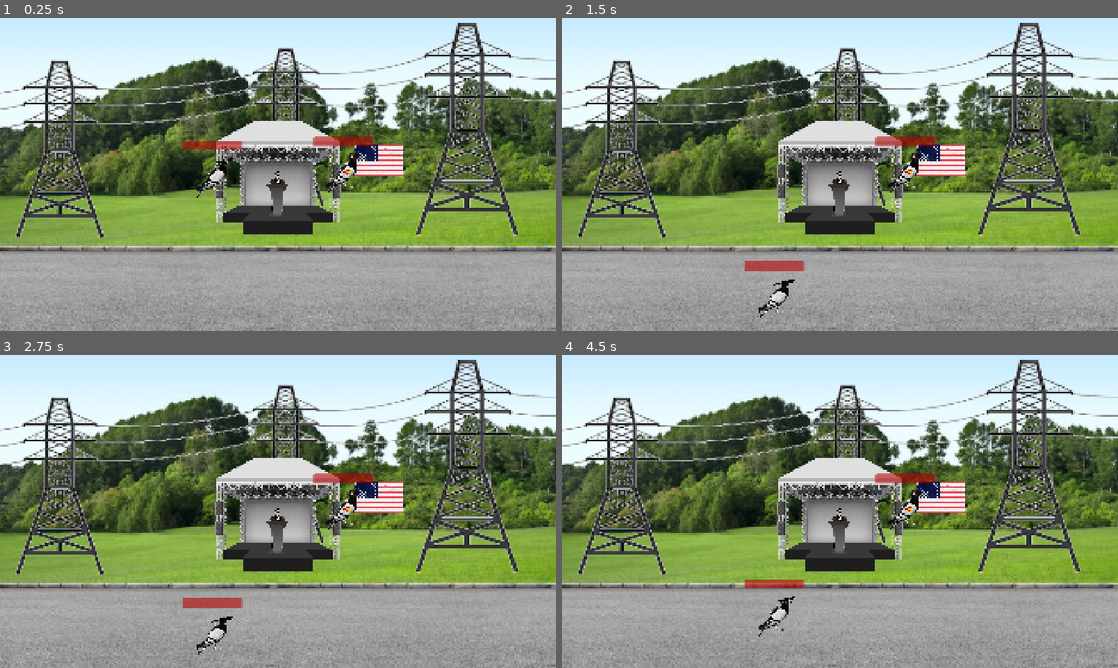
Above: before the commit, frames 1-4 (two rows, left to right).
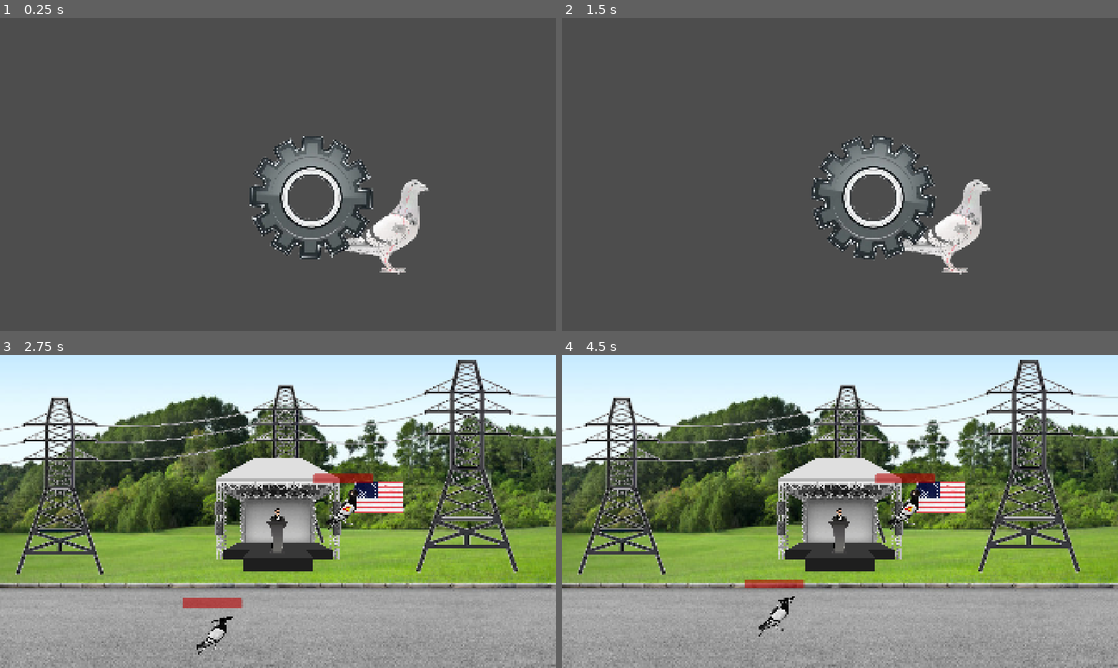
Above: after the commit, the same moments.

Repository: SteakSalkin/uol.gamejam12
Game: Godot game, scene res://loading_screen.tscn
The game is run twice, just before and just after one commit, with the same random seed, the same clock (stepped at 60 frames per second) and the same inputs. Before the commit the project starts from res://level/level.tscn.
Inputs:
- Up to frame 1 (0.25 s): no input
- Up to frame 2 (1.5 s): hold D (player1right) from 0.53 s (still down); tap Shift (player1attack) at 0.6 s; tap W (player1up) at 0.77 s; tap E (player2attack) at 1.35 s
- Up to frame 3 (2.75 s): tap W (player1up) at 1.52 s; release D (player1right) at 2.03 s; hold A (player1left) from 2.03 s (still down); hold Down (player2down) from 2.03 s (still down)
- Up to frame 4 (4.5 s): tap Enter at 2.75, 4.25 s; release A (player1left) at 2.78 s; release Down (player2down) at 2.78 s; hold D (player1right) 2.78-4.28 s; tap Left (player2left) at 2.85 s; tap W (player1up) at 3.02, 3.77 s; tap Space at 3.5 s; tap Right (player2right) at 3.6 s; hold A (player1left) from 4.28 s (still down); tap Up (player2up) at 4.35 s

The runs differ from the first frame. In frame 1, 94% of the frame differs, in the area x 0-100%, y 0-100%; in frame 2, 94%; in frame 3, less than 0.1%; in frame 4, less than 0.1%.

Commit message:
Update Startbildschirm

Diff:
--- a/loading_screen.gd
+++ b/loading_screen.gd
@@ -8,4 +8,8 @@
 
 # Called every frame. 'delta' is the elapsed time since the previous frame.
 func _process(delta: float) -> void:
-	pass
+	$Sprite2D.rotate(0.1 * delta)
+
+
+func _on_timer_timeout() -> void:
+	get_tree().change_scene_to_file("res://level/level.tscn")
--- /dev/null
+++ b/loading_screen.tscn
@@ -0,0 +1,40 @@
+[gd_scene load_steps=4 format=3 uid="uid://c3u7tje7oe6ak"]
+
+[ext_resource type="Script" uid="uid://d1grar5erredx" path="res://loading_screen.gd" id="1_weff3"]
+[ext_resource type="Texture2D" uid="uid://bil2i2fvnf0d0" path="res://assets/pigeon-drone 2.png" id="2_fgney"]
+[ext_resource type="Texture2D" uid="uid://buqqak2a6gq7e" path="res://assets/Maschinenrädchen.png" id="3_74xf4"]
+
+[node name="LoadingScreen" type="Control"]
+layout_mode = 3
+anchors_preset = 0
+offset_right = 40.0
+offset_bottom = 40.0
+script = ExtResource("1_weff3")
+
+[node name="ProgressBar" type="ProgressBar" parent="."]
+layout_mode = 0
+offset_right = 4.0
+offset_bottom = 27.0
+
+[node name="Taubenbild" type="TextureRect" parent="."]
+layout_mode = 0
+offset_left = 156.0
+offset_top = -14.0
+offset_right = 525.0
+offset_bottom = 388.0
+texture = ExtResource("2_fgney")
+flip_h = true
+
+[node name="Sprite2D" type="Sprite2D" parent="."]
+position = Vector2(115, 80)
+rotation = -6.2831855
+texture = ExtResource("3_74xf4")
+
+[node name="Timer" type="Timer" parent="."]
+wait_time = 2.0109999999999997
+one_shot = true
+autostart = true
+
+[node name="Camera2D" type="Camera2D" parent="."]
+
+[connection signal="timeout" from="Timer" to="." method="_on_timer_timeout"]
--- a/project.godot
+++ b/project.godot
@@ -11,7 +11,7 @@
 [application]
 
 config/name="perry"
-run/main_scene="uid://bb0kw0xl5qc8x"
+run/main_scene="uid://c3u7tje7oe6ak"
 config/features=PackedStringArray("4.5", "GL Compatibility")
 boot_splash/show_image=false
 boot_splash/image="res://assets/pigeon-drone.png"
--- a/start_scene.gd
+++ b/start_scene.gd
@@ -10,6 +10,6 @@
 func _process(delta: float) -> void:
 	pass
 
-
+const loading_scene_path = "res://loading_screen.tscn"
 func _on_button_pressed() -> void:
-	pass # Replace with function body.
+	get_tree().change_scene_to_file(loading_scene_path)
--- a/start_scene.tscn
+++ b/start_scene.tscn
@@ -1,4 +1,6 @@
-[gd_scene format=3 uid="uid://d32o68iy8va4r"]
+[gd_scene load_steps=2 format=3 uid="uid://d32o68iy8va4r"]
+
+[ext_resource type="Script" uid="uid://bi3v61c1mkvn3" path="res://start_scene.gd" id="1_mbe3m"]
 
 [node name="start_scene" type="Control"]
 layout_mode = 3
@@ -7,8 +9,13 @@
 anchor_bottom = 1.0
 grow_horizontal = 2
 grow_vertical = 2
+script = ExtResource("1_mbe3m")
 
-[node name="loading_screen" type="Control" parent="."]
-anchors_preset = 0
-offset_right = 40.0
-offset_bottom = 40.0
+[node name="Button" type="Button" parent="."]
+layout_mode = 0
+offset_right = 8.0
+offset_bottom = 8.0
+keep_pressed_outside = true
+text = "Load scene"
+
+[connection signal="pressed" from="Button" to="." method="_on_button_pressed"]
Not shown, added: loading_screen.tscn15792479895.tmp
